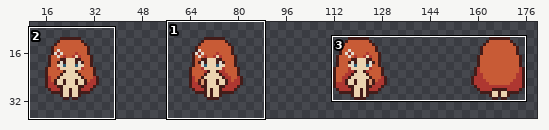
A pixel-art file gets an edit: Aseprite/player.aseprite. The picture above shows the old version from afar; the outline marks the close-up.
Close-up. Earlier state:
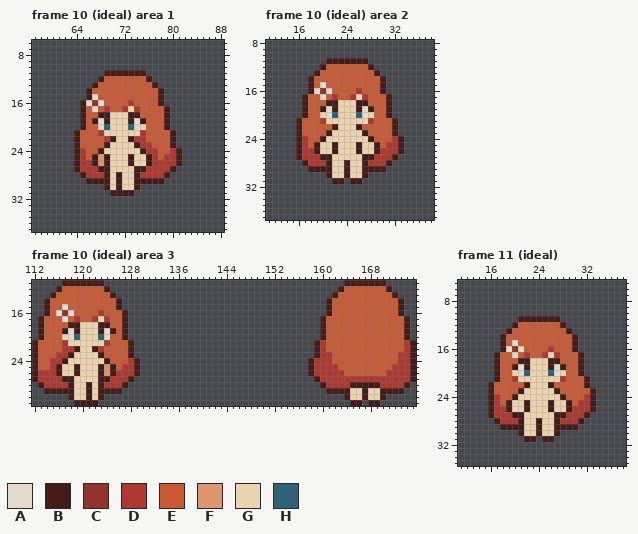
192x48 pixels, 58 frames. Shown: frame 10 (ideal) area 1: x 57..88, y 6..37; frame 10 (ideal) area 2: x 11..38, y 8..37; frame 10 (ideal) area 3: x 112..175, y 11..31; frame 11 (ideal): x 11..38, y 5..35. The wide view leaves out empty margins. The commit also changed other frames or places, which this record leaves out.
Visible layers, top first: "EFX", "tool", "动画/hand", "动画/hair", "动画/body".
Palette (. is transparent): A #e1dacd  B #431c19  C #95322b  D #ae3731  E #c85b36  F #db956f  G #ebd3b0  H #2f6178
Pixels before, frame 10 (ideal) area 1, first column x 64:
11 .....BBBBBBB......
12 ....BEEEEEEEB.....
13 ...BEEEEEEEEEB....
14 ..BEEEEEEEEEEEB...
15 ..BAEEEEEEEEEEB...
16 .BACAEEEEDEEEEB...
17 .BEAEDEEDGDEEEEB..
18 .BEEBBGGGBBEEEEB..
19 .BEBABGGGBABEEEB..
20 .BEEAHGGGHAGEEEB..
21 BEEEDGGGGGGDEEEEB.
22 BEEEEDBGGBDDEEEEB.
23 BEEEEBGGGGBDDEEEB.
24 BDEEBGGGGGGBDDEEDB
25 BDEBFBGGGBGGBDEDDB
26 BDDBFBGGGBGGBDDDDB
27 BDDDBBGGGGBBDDDDB.
28 .BDDDBGBGGBDDDDB..
29 ..BBBBGBGGBBBBB...
30 .....BGBGGB.......
31 ......BBBB........
Pixels before, frame 10 (ideal) area 2, first column x 16:
11 .....BBBBBBB......
12 ....BEEEEEEEB.....
13 ...BEEEEEEEEEB....
14 ..BEEEEEEEEEEEB...
15 ..BEAEEEEEEEEEB...
16 ..BACAEEEEDEEEB...
17 .BEEAEDEEDGDEEEB..
18 .BEEEBBGGGBBEEEB..
19 .BEEBABGGGBABEEB..
20 .BEEGAHGGGHAGEEB..
21 BEEEDGGGGGGGDEEEB.
22 BEEEEEBGGGBEEEEEB.
23 BEEEEBGGGGGBEEEEB.
24 BDEEBGGGGGGGBEEEDB
25 BDEBGGBGGGBGGBEDDB
26 BDDBGGBGGGBGGBDDDB
27 BDDDBBGGGGGBBDDDB.
28 .BDDDBGGBGGBDDDB..
29 ..BBBBGGBGGBBBB...
30 .....BGGBGGB......
31 ......BB.BB.......
Pixels before, frame 10 (ideal) area 3, first column x 112:
11 .....BBBBBBB........................................BBBBBBB.....
12 ....BEEEEEEEB......................................BEEEEEEEB....
13 ...BEEEEEEEEEB....................................BEEEEEEEEEB...
14 ..BEEEEEEEEEEEB..................................BEEEEEEEEEEEB..
15 ..BEEAEEEEEEEEB..................................BEEEEEEEEEEEB..
16 ..BEACAEEEEDEEEB.................................BEEEEEEEEEEEB..
17 .BEEEAEDEEDGDEEB................................BEEEEEEEEEEEEEB.
18 .BEEEEBBGGGBBEEB................................BEEEEEEEEEEEEEB.
19 .BEEEBABGGGBABEB................................BEEEEEEEEEEEEEB.
20 .BEEEGAHGGGHAEEB................................BEEEEEEEEEEEEEB.
21 BEEEEDGGGGGGDEEEB..............................BDEEEEEEEEEEEEEDB
22 BEEEEDDBGGBDEEEEB..............................BDEEEEEEEEEEEEEDB
23 BEEEDDBGGGGBEEEEB..............................BDDEEEEEEEEEEEDDB
24 BEEDDBGGGGGGBEEEDB............................BDDDEEEEEEEEEEEDDB
25 BEEDBGGBGGGBFBEDDB............................BDDDDEEEEEEEEEDDDB
26 BDDDBGGBGGGBFBDDDB............................BDDDDDEEEEEEEDDDDB
27 BDDDDBBGGGGBBDDDB..............................BDDDDDDDDDDDDDDDB
28 .BDDDDBGGBGBDDDB................................BDDDDBBBBBDDDDB.
29 ..BBBBBGGBGBBBB..................................BBBBGGBGGBBBB..
30 ......BGGBGB........................................BGGBGGB.....
31 .......BBBB..........................................BB.BB......
Pixels before, frame 11 (ideal), first column x 16:
11 .....BBBBBBB......
12 ....BEEEEEEEB.....
13 ...BEEEEEEEEEB....
14 ..BEEEEEEEEEEEB...
15 ..BEAEEEEEEEEEB...
16 ..BACAEEEEDEEEB...
17 .BEEAEDEEDGDEEEB..
18 .BEEEBBGGGBBEEEB..
19 .BEEBABGGGBABEEB..
20 .BEEGAHGGGHAGEEB..
21 .BEEDGGGGGGGDEEEB.
22 BEEEEEBGGGBEEEEEB.
23 BEEEEBGGGGGBEEEEEB
24 BDEEBGGGGGGGBEEEDB
25 BDEBGGBGGGBGGBEDDB
26 BDDBGGBGGGBGGBDDDB
27 BDDDBBGGGGGBBDDDB.
28 .BDDDBGGBGGBDDDB..
29 ..BBBBGGBGGBBBB...
30 .....BGGBGGB......
31 ......BB.BB.......
Once edited:
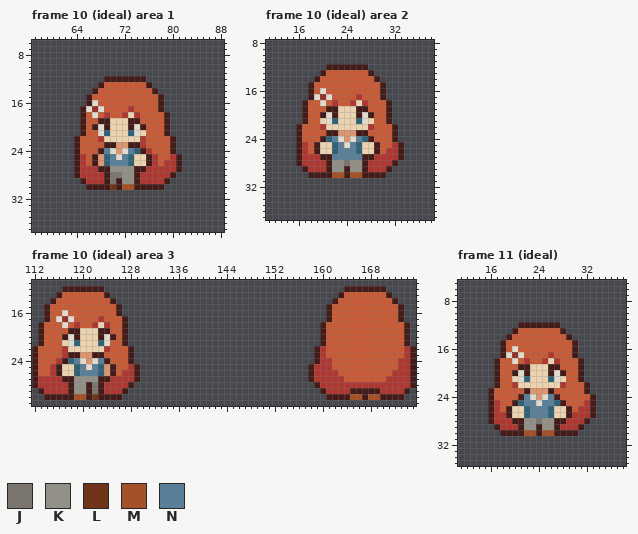
Colours new in this view: J #7b7770  K #929087  L #703519  M #a55127  N #5a7f99
From old to new:
layer "动画/cloth" now shown
Frame 10 (ideal) area 1, layers "动画/hair", "动画/cloth", "动画/body":
y 11: x 69..75 BBBBBBB -> .......
y 12: x 68..76 BEEEEEEEB -> .BBBBBBB.
y 13: x 67..68 BE -> .B; x 76..77 EB -> B.
y 14: x 66..67 BE -> .B; x 77..78 EB -> B.
y 15: x 67 A -> E
y 16: x 65..68 BACA -> .BAE; x 73 D -> E
y 17: x 66..69 EAED -> ACAE; x 72..74 DGD -> EDE; x 78..79 EB -> B.
y 18: x 67..74 EBBGGGBB -> AEDEEDGD
y 19: x 67..68 BA -> EB; x 74..75 AB -> BE
y 20: x 67 E -> B; x 69 H -> B; x 73 H -> B; x 75 G -> B
y 21: x 64..65 BE -> .B; x 68..69 DG -> AH; x 73..75 GGD -> HAG; x 79..80 EB -> B.
y 22: x 68..70 EDB -> DGG; x 73..74 BD -> GG
y 23: x 70..73 GGGG -> BFFB; x 76 D -> E
y 24: x 65 D -> E; x 69..74 GGGGGG -> NAFANH; x 77 D -> E; x 80..81 DB -> B.
y 25: x 69..73 BGGGB -> HNANH; x 79 D -> E
y 26: x 66 D -> E; x 69..73 BGGGB -> HNNNH; x 78 D -> E
y 27: x 70..73 GGGG -> KKKK; x 80..81 B. -> DB
y 28: x 64..65 .B -> BD; x 70..73 GBGG -> JJKK; x 79..80 B. -> DB
y 29: x 65..68 .BBB -> BDDD; x 70 G -> J; x 72..73 GG -> KK; x 75..79 BBBB. -> DDDDB
y 30: x 66..68 ... -> BBB; x 70 G -> L; x 72..73 GG -> MM; x 75..78 .... -> BBBB
y 31: x 70..73 BBBB -> ....
Frame 10 (ideal) area 2, layers "动画/hair", "动画/cloth", "动画/body":
y 11: x 21..27 BBBBBBB -> .......
y 12: x 20..28 BEEEEEEEB -> .BBBBBBB.
y 13: x 19..20 BE -> .B; x 28..29 EB -> B.
y 14: x 18..19 BE -> .B; x 29..30 EB -> B.
y 15: x 20 A -> E
y 16: x 19..21 ACA -> EAE; x 26 D -> E
y 17: x 17..22 BEEAED -> .BACAE; x 25..27 DGD -> EDE; x 30..31 EB -> B.
y 18: x 20..27 EBBGGGBB -> AEDEEDGD
y 19: x 20..21 BA -> EB; x 27..28 AB -> BE
y 20: x 20 G -> B; x 22 H -> B; x 26 H -> B; x 28 G -> B
y 21: x 16..17 BE -> .B; x 20..22 DGG -> GAH; x 26..28 GGD -> HAG; x 31..32 EB -> B.
y 22: x 20..22 EEB -> DGG; x 26..28 BEE -> GGD
y 23: x 22..26 GGGGG -> BFFFB
y 24: x 17 D -> E; x 21..27 GGGGGGG -> HNAFANH; x 32..33 DB -> B.
y 25: x 22..26 BGGGB -> HNANH; x 31 D -> E
y 26: x 18 D -> E; x 22..26 BGGGB -> HNNNH; x 30 D -> E
y 27: x 22..26 GGGGG -> NNNNN; x 32..33 B. -> DB
y 28: x 16..17 .B -> BD; x 22..26 GGBGG -> KKJKK; x 31..32 B. -> DB
y 29: x 17..20 .BBB -> BDDD; x 22..23 GG -> KK; x 25..26 GG -> KK; x 28..31 BBB. -> DDDB
y 30: x 18..20 ... -> BBB; x 22..23 GG -> MM; x 25..26 GG -> MM; x 28..30 ... -> BBB
y 31: x 22..23 BB -> ..; x 25..26 BB -> ..
Frame 10 (ideal) area 3, layers "动画/hair", "动画/cloth", "动画/body":
y 11: x 117..123 BBBBBBB -> .......; x 164..170 BBBBBBB -> .......
y 12: x 116..124 BEEEEEEEB -> .BBBBBBB.; x 163..171 BEEEEEEEB -> .BBBBBBB.
y 13: x 115..116 BE -> .B; x 124..125 EB -> B.; x 162..163 BE -> .B; x 171..172 EB -> B.
y 14: x 114..115 BE -> .B; x 125..126 EB -> B.; x 161..162 BE -> .B; x 172..173 EB -> B.
y 15: x 117 A -> E
y 16: x 116..118 ACA -> EAE; x 123 D -> E; x 126..127 EB -> B.
y 17: x 113..114 BE -> .B; x 116..119 EAED -> ACAE; x 122..124 DGD -> EDE; x 160..161 BE -> .B; x 173..174 EB -> B.
y 18: x 117..124 EBBGGGBB -> AEDEEDGD
y 19: x 117..118 BA -> EB; x 124..125 AB -> BE
y 20: x 117 G -> B; x 119 H -> B; x 123 H -> B; x 125 E -> B
y 21: x 112..113 BE -> .B; x 117..119 DGG -> GAH; x 123..124 GD -> HA; x 127..128 EB -> B.; x 159..160 BD -> .B; x 174..175 DB -> B.
y 22: x 118..119 DB -> GG; x 122..124 BDE -> GGD
y 23: x 116 D -> E; x 119..122 GGGG -> BFFB; x 161 D -> E; x 173 D -> E
y 24: x 115 D -> E; x 118..123 GGGGGG -> HNAFAN; x 128..129 DB -> B.; x 158..159 BD -> .B
y 25: x 119..123 BGGGB -> HNANH; x 127 D -> E; x 162 D -> E; x 172 D -> E
y 26: x 113..114 DD -> EE; x 119..123 BGGGB -> HNNNH; x 126 D -> E; x 163 D -> E; x 171 D -> E
y 27: x 119..122 GGGG -> KKKK; x 128..129 B. -> DB; x 158..159 .B -> BD; x 164..170 DDDDDDD -> EEEEEEE
y 28: x 112..113 .B -> BD; x 119..120 GG -> KK; x 122 G -> J; x 127..128 B. -> DB; x 159..160 .B -> BD; x 165..169 BBBBB -> DDDDD; x 174..175 B. -> DB
y 29: x 113..117 .BBBB -> BDDDD; x 119..120 GG -> KK; x 122 G -> J; x 124..127 BBB. -> DDDB; x 160..166 .BBBBGG -> BDDDDBB; x 168..174 GGBBBB. -> BBDDDDB
y 30: x 114..117 .... -> BBBB; x 119..120 GG -> MM; x 122 G -> L; x 124..126 ... -> BBB; x 161..163 ... -> BBB; x 165..166 GG -> MM; x 168..169 GG -> MM; x 171..173 ... -> BBB
y 31: x 119..122 BBBB -> ....; x 165..166 BB -> ..; x 168..169 BB -> ..
Frame 11 (ideal), layers "动画/hair", "动画/cloth", "动画/body":
y 11: x 21..27 BBBBBBB -> .......
y 12: x 20..28 BEEEEEEEB -> .BBBBBBB.
y 13: x 19..20 BE -> .B; x 28..29 EB -> B.
y 14: x 18..19 BE -> .B; x 29..30 EB -> B.
y 15: x 20 A -> E
y 16: x 19..21 ACA -> EAE; x 26 D -> E
y 17: x 17..22 BEEAED -> .BACAE; x 25..27 DGD -> EDE; x 30..31 EB -> B.
y 18: x 20..27 EBBGGGBB -> AEDEEDGD
y 19: x 20..21 BA -> EB; x 27..28 AB -> BE
y 20: x 20 G -> B; x 22 H -> B; x 26 H -> B; x 28 G -> B
y 21: x 20..22 DGG -> GAH; x 26..28 GGD -> HAG; x 31..32 EB -> B.
y 22: x 16..17 BE -> .B; x 20..22 EEB -> DGG; x 26..28 BEE -> GGD
y 23: x 21..27 BGGGGGB -> EBFFFBE; x 32..33 EB -> B.
y 24: x 17 D -> E; x 20..28 BGGGGGGGB -> EBNAFANBE; x 32 D -> E
y 25: x 19..29 BGGBGGGBGGB -> EBHNNANNHBE; x 31 D -> E
y 26: x 18 D -> E; x 22..26 BGGGB -> HNNNH; x 30 D -> E
y 27: x 19..29 DBBGGGGGBBD -> BGGHNNNHGGB; x 32..33 B. -> DB
y 28: x 16..17 .B -> BD; x 20 D -> B; x 22..26 GGBGG -> KKJKK; x 28 D -> B; x 31..32 B. -> DB
y 29: x 17..20 .BBB -> BDDD; x 22..23 GG -> KK; x 25..26 GG -> KK; x 28..31 BBB. -> DDDB
y 30: x 18..20 ... -> BBB; x 22..23 GG -> MM; x 25..26 GG -> MM; x 28..30 ... -> BBB
y 31: x 22..23 BB -> ..; x 25..26 BB -> ..
Where, in picture pixels (left, top, right, bottom), the same in both close-ups:
changed: (74, 70, 182, 196)
changed: (296, 58, 404, 184)
changed: (32, 280, 140, 406)
changed: (308, 280, 416, 406)
changed: (488, 316, 596, 442)
